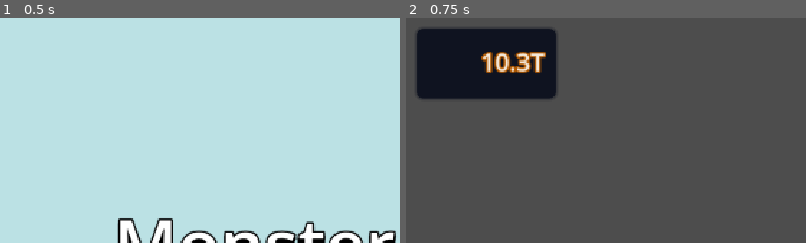
Above: before the commit, frames 1-2 (left to right).
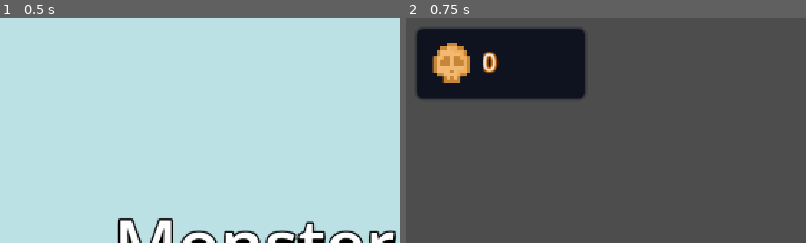
Above: after the commit, the same moments.

Repository: verstraate/monster-daycare
Game: Godot game, scene res://_Scenes/MainMenu/main_menu.tscn
Same seed, same stepped clock (60 frames per second), same inputs: the game is played once before the commit and once after it.
Inputs (mouse positions are % of the whole screen's width and height, from its top left):
- Up to frame 1 (0.5 s): no input
- Up to frame 2 (0.75 s): click (50, 50) at 0.5 s
The pictures show only the part of the screen within x 0-50%, y 0-50%; the shares and areas given below are measured in that part.

Frame 1 is identical in both runs. In frame 2, 4.8% of the frame differs, in the area x 6-45%, y 4-36%.
Error before the commit: Parse Error: Class "IdleNumber" hides an autoload singleton. (res://Scripts/IdleNumber.gd:1)

Commit message:
feat: Connected MoneyManager to UI

Diff:
--- a/_Scenes/UI/ui.tscn
+++ b/_Scenes/UI/ui.tscn
@@ -1,9 +1,12 @@
-[gd_scene load_steps=3 format=3 uid="uid://33dpkdbpx7lf"]
+[gd_scene load_steps=5 format=3 uid="uid://33dpkdbpx7lf"]
 
 [ext_resource type="Theme" uid="uid://dw80nkeq5acxs" path="res://_Scenes/Game/main_ui.tres" id="1_dxera"]
+[ext_resource type="Script" path="res://_Scenes/UI/ui_manager.gd" id="1_ofums"]
 [ext_resource type="Theme" uid="uid://cehswbxg4ymwm" path="res://_Scenes/Game/money_ui.tres" id="2_gu6w1"]
+[ext_resource type="Texture2D" uid="uid://baxrai53v1hmb" path="res://Assets/Sprites/money.png" id="4_eusta"]
 
 [node name="UI" type="CanvasLayer" groups=["UI"]]
+script = ExtResource("1_ofums")
 
 [node name="MainScene" type="PanelContainer" parent="."]
 anchors_preset = -1
@@ -33,31 +36,36 @@
 [node name="Money" type="Panel" parent="."]
 offset_left = 15.0
 offset_top = 15.0
-offset_right = 215.0
+offset_right = 257.0
 offset_bottom = 115.0
 theme = ExtResource("2_gu6w1")
 
 [node name="MoneyIcon" type="TextureRect" parent="Money"]
 layout_mode = 1
 anchors_preset = -1
-anchor_left = 0.045
-anchor_top = 0.08
-anchor_right = 0.46
-anchor_bottom = 0.91
+anchor_left = 0.062
+anchor_top = 0.14
+anchor_right = 0.351
+anchor_bottom = 0.84
+offset_left = -0.00400066
+offset_right = 0.0579987
 grow_vertical = 2
+texture = ExtResource("4_eusta")
+expand_mode = 3
 
-[node name="RichTextLabel" type="RichTextLabel" parent="Money"]
+[node name="MoneyLabel" type="RichTextLabel" parent="Money"]
+unique_name_in_owner = true
 layout_mode = 1
 anchors_preset = -1
 anchor_left = 0.985
 anchor_right = 1.0
 anchor_bottom = 1.0
-offset_left = -105.0
+offset_left = -144.37
 offset_top = 22.0
-offset_right = -3.0
+offset_right = -9.0
 offset_bottom = -23.0
 theme = ExtResource("2_gu6w1")
-text = "10.3T"
+text = "10.3Tvg"
 scroll_active = false
 autowrap_mode = 0
 drag_and_drop_selection_enabled = false
--- /dev/null
+++ b/_Scenes/UI/ui_manager.gd
@@ -0,0 +1,16 @@
+class_name UIManager
+extends CanvasLayer
+
+@onready
+var _money: RichTextLabel = $%MoneyLabel
+
+var _player_money: MoneyManager
+
+func _ready() -> void:
+	_player_money = get_tree().get_first_node_in_group("Money")
+	_player_money.money_updated.connect(update_money_label)
+
+	update_money_label(_player_money._money)
+
+func update_money_label(value: IdleNumber):
+	_money.text = value.display_value(2)
--- a/project.godot
+++ b/project.godot
@@ -19,7 +19,6 @@
 [autoload]
 
 Enums="*res://Scripts/Enums.gd"
-IdleNumber="*res://Scripts/IdleNumber.gd"
 
 [debug]
 
@@ -38,6 +37,7 @@
 [global_group]
 
 UI=""
+Money=""
 
 [rendering]
 
Binary file added: Assets/Sprites/money.png
Not shown, added: Assets/Sprites/money.png.import
